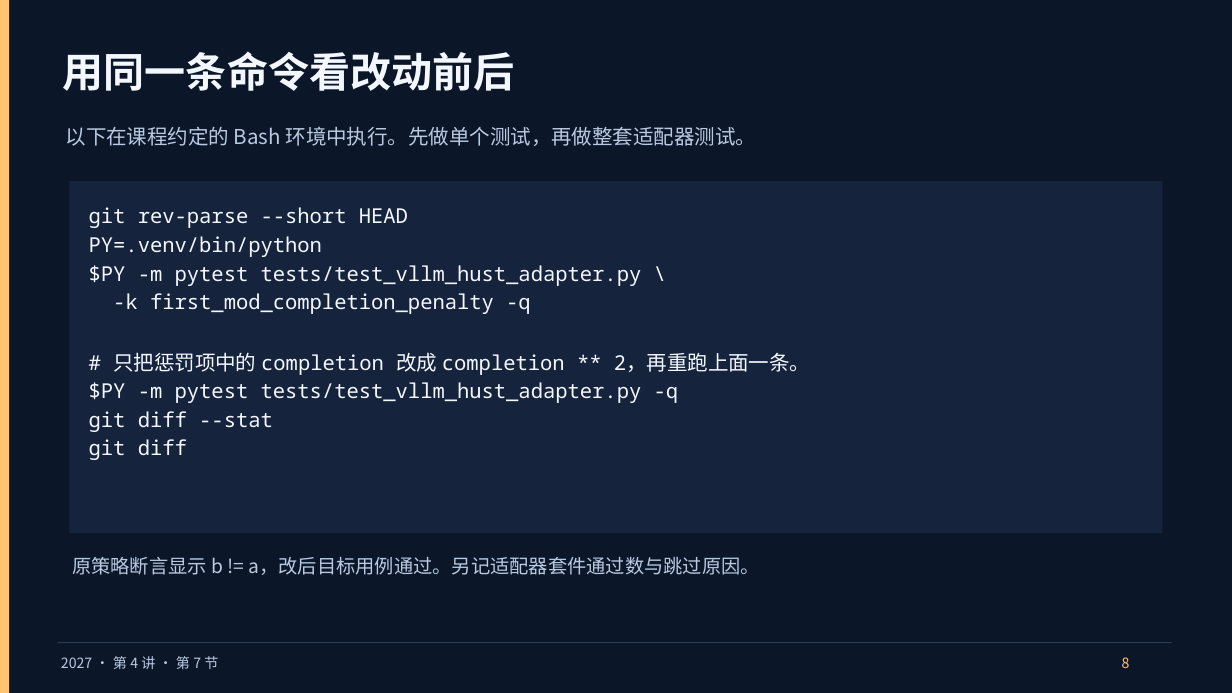
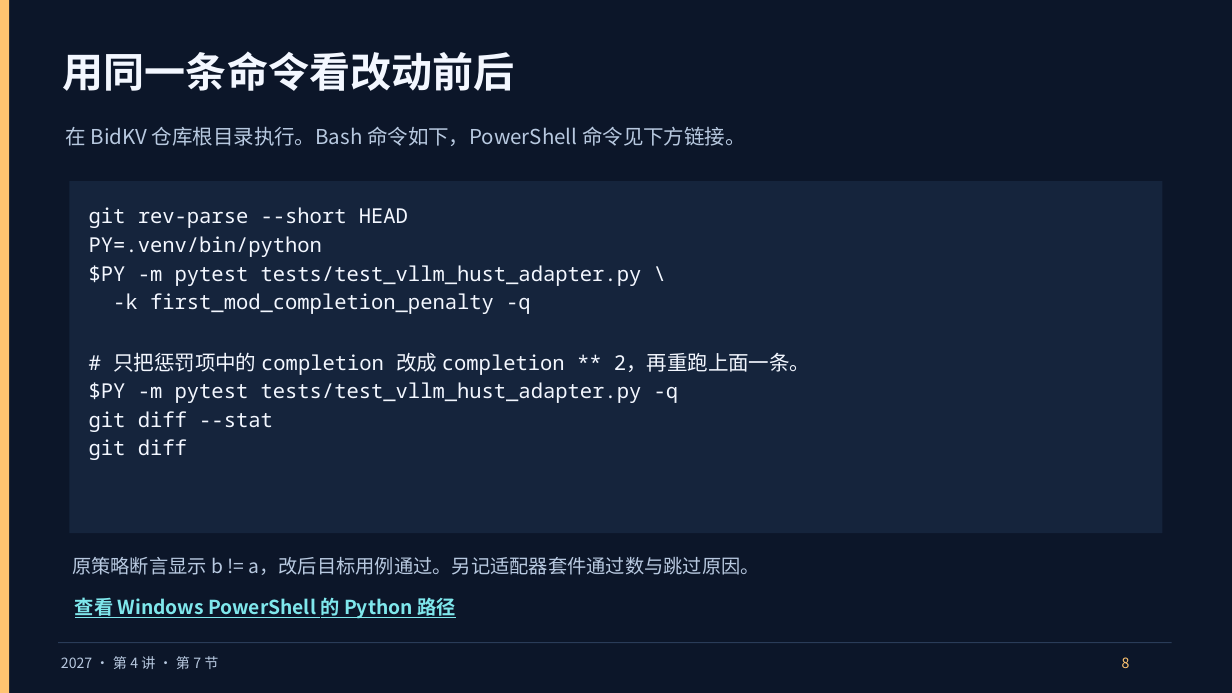
Before and after one commit to vLLM-HUST/intro-to-llm-inference-engines, a slide deck: slide 8 of build/slides/2027/lectures-8-pptx/第04讲_开源实践与课程项目.pptx. Drawn at 1232x693 pixels with LibreOffice and Linux fonts; fonts in the diff are those of the drawing. Boxes give left, top, right and bottom in pixels: in the first picture for what was removed or moved away, otherwise in the second. Text is boxed around its words. In the diff, an @@ line names an element or a change of style, - is before the commit and + after.

```diff
--- a/build/slides/2027/lectures-8-pptx/第04讲_开源实践与课程项目.pptx
+++ b/build/slides/2027/lectures-8-pptx/第04讲_开源实践与课程项目.pptx
@@ text at <box>66,126,746,146</box>: text changed @@
-以下在课程约定的 Bash 环境中执行。先做单个测试，再做整套适配器测试。
+在 BidKV 仓库根目录执行。Bash 命令如下，PowerShell 命令见下方链接。
@@ text added at <box>75,594,455,620</box>, 15 pt, text #7FE7EC, bold, underline @@
+查看 Windows PowerShell 的 Python 路径
```
Also in this commit, not shown: 6 other slides changed, 10 other files.
